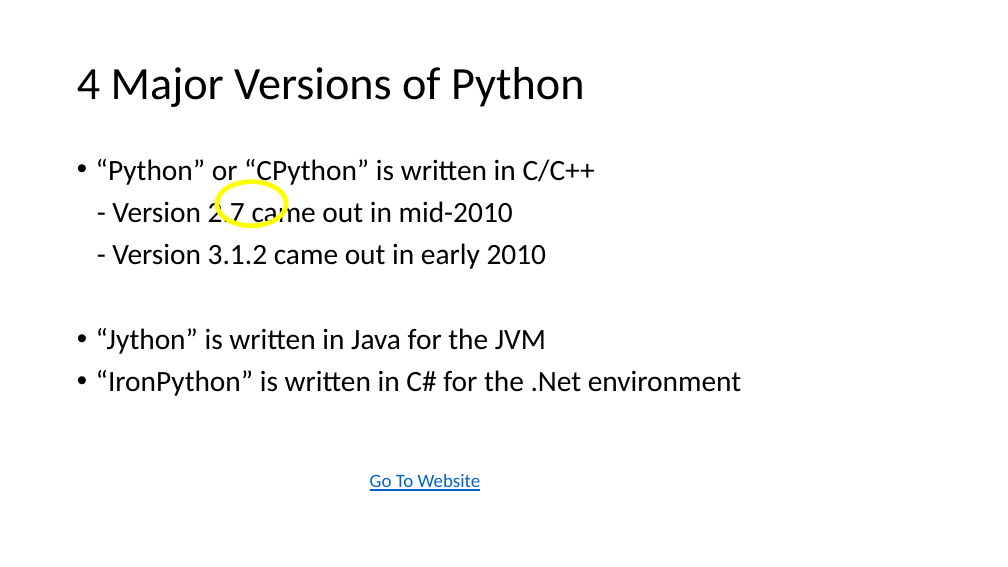
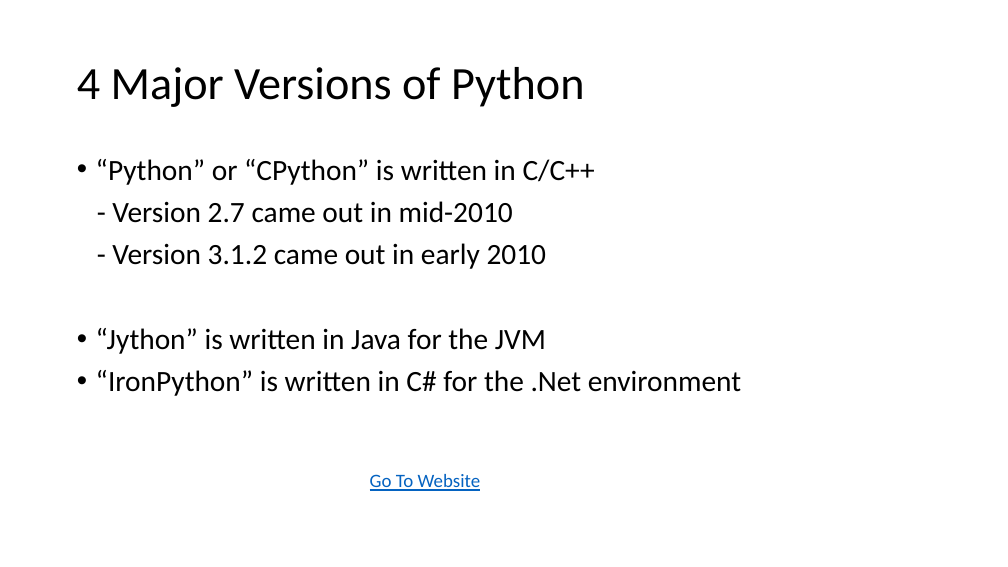
Before and after one commit to harry1180/python_basics, a slide deck: slide 3 of Introduction to Python.pptx. Drawn at 1008x567 pixels with LibreOffice and Linux fonts; fonts in the diff are those of the drawing. Boxes give left, top, right and bottom in pixels: in the first picture for what was removed or moved away, otherwise in the second. Text is boxed around its words. In the diff, an @@ line names an element or a change of style, - is before the commit and + after.

```diff
--- a/Introduction to Python.pptx
+++ b/Introduction to Python.pptx
@@ ellipse removed at <box>217,181,287,225</box> @@
```
Also in this commit, not shown: 1 other slide changed.
